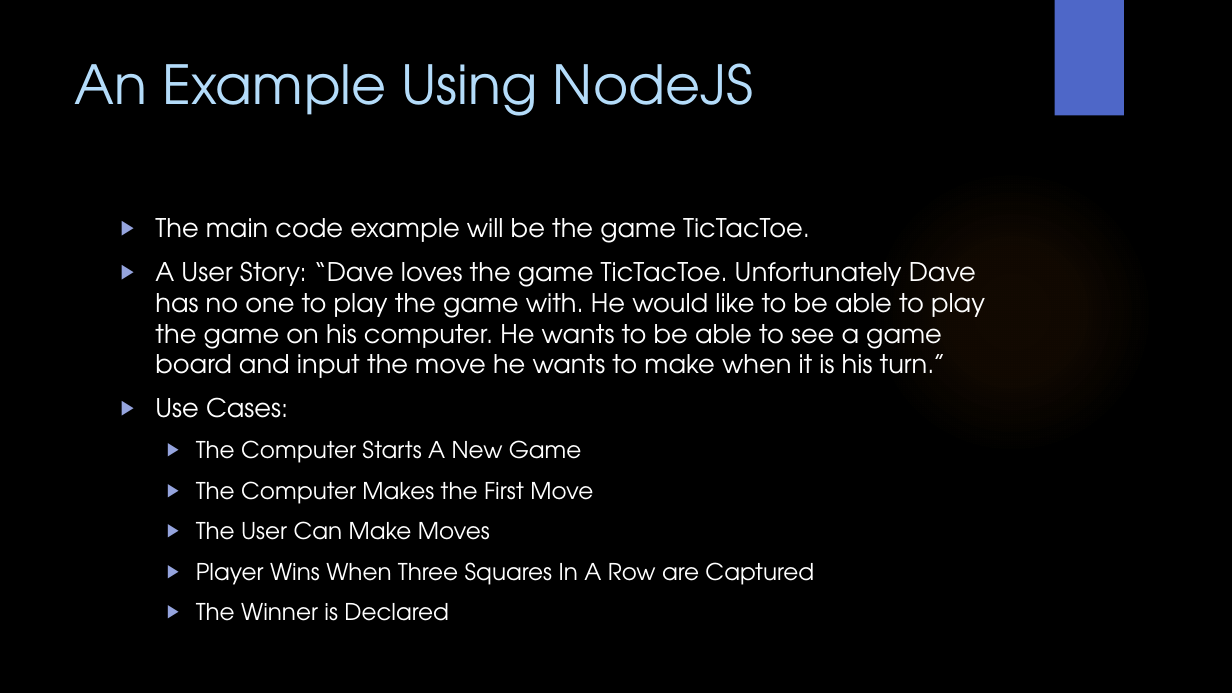
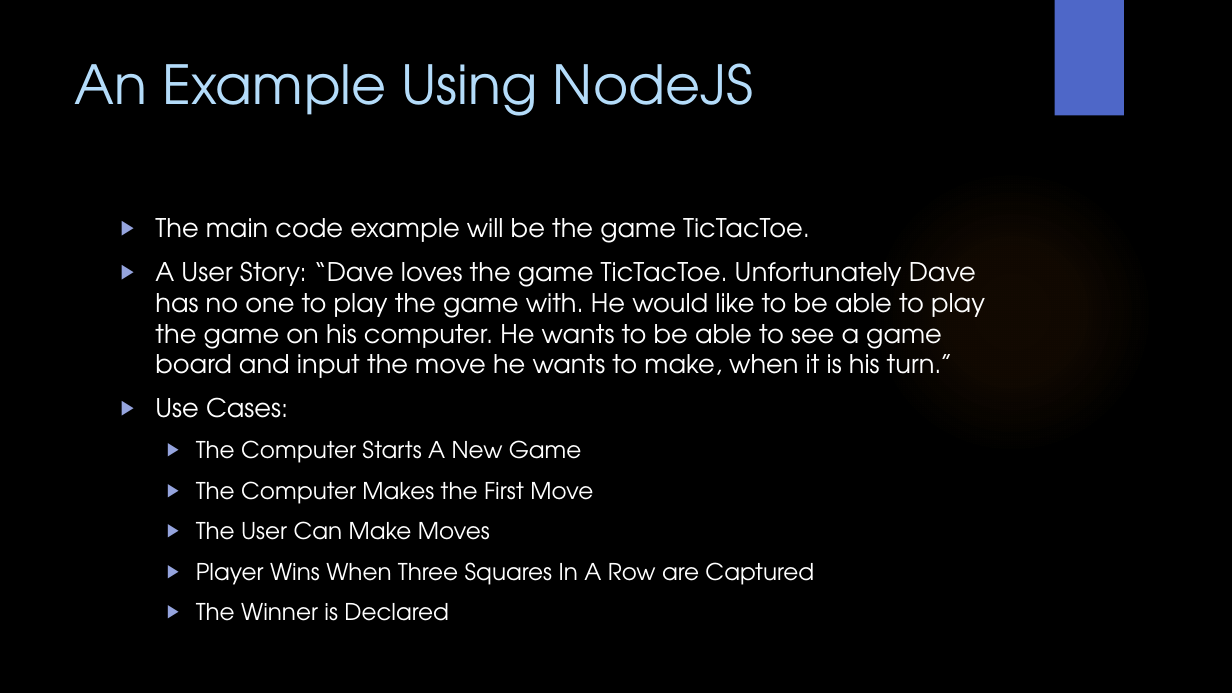
Before and after one commit to WitsSoftDev/SoftDev2016, a slide deck: slide 23 of Session 1/Softdev Session 1 2016.pptx (slide 25 before the commit). Drawn at 1232x693 pixels with LibreOffice and Linux fonts; fonts in the diff are those of the drawing; background and template pictures are left out. Boxes give left, top, right and bottom in pixels: in the first picture for what was removed or moved away, otherwise in the second. Text is boxed around its words. In the diff, an @@ line names an element or a change of style, - is before the commit and + after.

```diff
--- a/Session 1/Softdev Session 1 2016.pptx
+++ b/Session 1/Softdev Session 1 2016.pptx
@@ text at bbox=[155, 261, 985, 378]: text changed @@
-▶ A User Story: “Dave loves the game TicTacToe. Unfortunately Dave has no one to play the game with. He would like to be able to play the game on his computer. He wants to be able to see a game board and input the move he wants to make when it is his turn.”
+▶ A User Story: “Dave loves the game TicTacToe. Unfortunately Dave has no one to play the game with. He would like to be able to play the game on his computer. He wants to be able to see a game board and input the move he wants to make, when it is his turn.”
```
Also in this commit, not shown: 5 other slides changed, 2 slides added, 3 slides removed.
